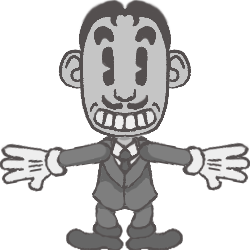
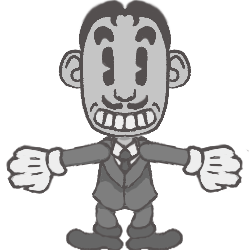
Layer changes from the first w=250, h=250 image to the second:
painted on "Right Arm" over (140, 142, 250, 193)
painted on "Left Arm" over (0, 143, 109, 194)
